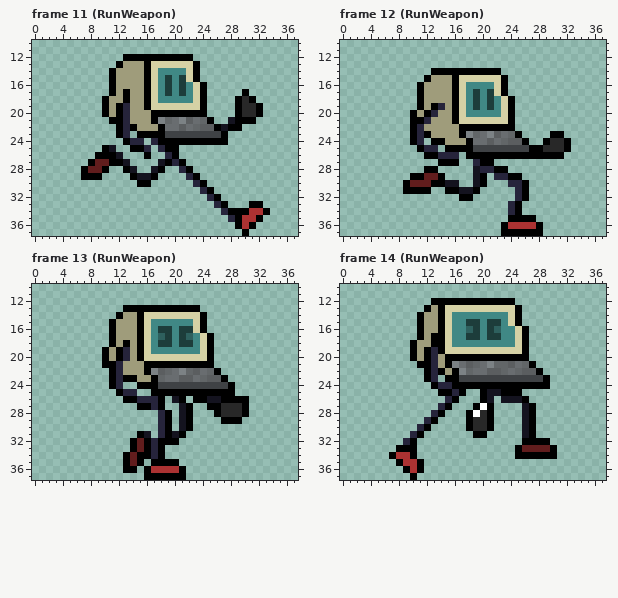
Edited in one commit: pixel-art file (Assets/Sprites/player.ase). The first picture shows the starting point.
38x38 pixels, 20 frames. Colours within 5 levels of each other are drawn and written as one. Shown: frame 11 (RunWeapon): x 0..37, y 10..37; frame 12 (RunWeapon): x 0..37, y 10..37; frame 13 (RunWeapon): x 0..37, y 10..37; frame 14 (RunWeapon): x 0..37, y 10..37. The commit also changed other frames, which this record leaves out.
After the commit:
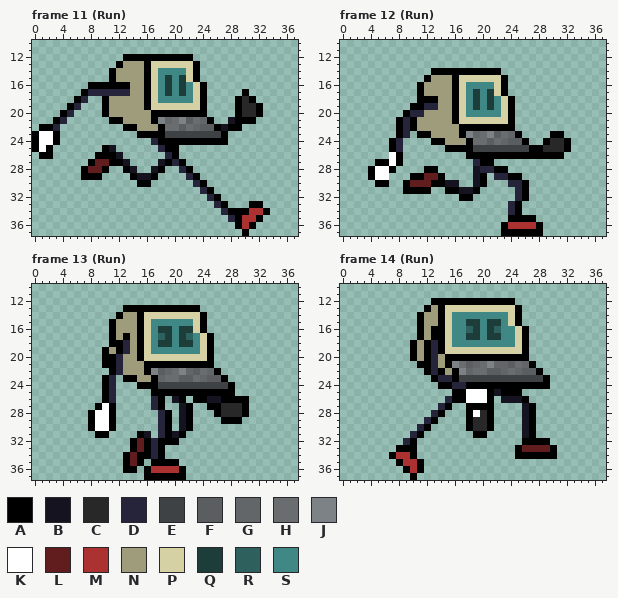
Palette (. is transparent): A #000000  B #14131f  C #282828  D #26243b  E #3f4245  F #5b5e60  G #626668  H #696d70  J #7c8285  K #ffffff  L #611d1d  M #ac3232  N #9f9c7b  P #d5d1a5  Q #1d3d3b  R #2e605e  S #408885
Diff:
--- frame 11 (Run), layer "Arm_right"
@@ x 0..18 @@
 15 ...........ANNNNAPS
-16 ...........ANNNNAPS
-17 ...........ANANNAPS
-18 ..........ANNANNAPS
-19 ..........ANADNNAPP
-20 ..........ANADNNNAA
-21 ...........AADNNNAJ
-22 ............ADANNNA
-23 ............AD.AAAA
-24 .............ADD.DA
-25 ..........AB..AAD.D
-26 .........AAAB...A..
+16 ........AAAAAANNAPS
+17 .......ADDDDDDNNAPS
+18 ......AD..ANNNNNAPS
+19 .....AD...ANNNNNAPP
+20 ....AD....ANNNNNNAA
+21 ...AD......AANNNNAJ
+22 .AAD.........AANNNA
+23 AKKA...........AAAA
+24 AKKA.............DA
+25 AKA.......AB......D
+26 .AA......AAAB......
 27 ........ALLAAB....B
--- frame 12 (Run), layer "Arm_right"
@@ x 2..18 @@
 17 .........ANNNNAPS
-18 .........ANNNNAPS
-19 .........ANADNAPS
-20 ........ANADNNAPS
-21 ........AADNNNAPP
-22 ........ADNNNNNAA
-23 ........ADANNNNAJ
-24 ........AD.AANNNA
-25 .........ADD.AAAA
-26 ..........AADDD.A
-27 ............AAA..
-28 ..........AA.....
-29 ........AALLA....
-30 .......ALLLAABB..
+18 .........AAANNAPS
+19 ........AADDNNAPS
+20 .......ADDNNNNAPS
+21 ......ADANNNNNAPP
+22 ......ADANNNNNNAA
+23 ......AD.AANNNNAJ
+24 .....AD....AANNNA
+25 .....AD......AAAA
+26 .....KA.........A
+27 ...AAKA..........
+28 ..AKKA....AA.....
+29 ..AKK...AALLA....
+30 ...AA..ALLLAABB..
 31 .......AAAA..AABB
--- frame 13 (Run), layer "Arm_right"
@@ x 6..18 @@
 16 .....ANNNAPSQ
-17 .....ANNNAPSR
-18 .....ANANAPSQ
+17 .....ANANAPSR
+18 .....AADNAPSQ
 19 ....ANADNAPSS
-20 ....ANADNAPPP
+20 ....AADNNAPPP
 21 ....AADNNNAAA
 22 .....ADNNNAJF
-23 .....ADAANNAG
-24 .....AD..AAAE
-25 ......ADD..AA
-26 .......AADDDA
-27 .........AADA
-28 ............D
-29 ............D
-30 ............D
-31 .........AB.D
+23 ....AD.AANNAG
+24 ....AD...AAAE
+25 ....AD.....AA
+26 ....AD.....DA
+27 ...AKA.....DA
+28 ..AKKA......D
+29 ..AKKA......D
+30 ..AKKA......D
+31 ...AA....AB.D
 32 ........ALADA
--- frame 14 (Run), layer "Arm_right"
@@ x 10..15 @@
 15 .ANNAP
-16 .ANNAP
+16 .ANAAP
 17 .ANAAP
-18 ANNAAP
+18 ANADAP
 19 ANADAP
@@ x 10..23 @@
 22 ..ADANAJGHHFFG
-23 ..AD.AAEEEEEEE
-24 ...ADDAAAAAAAA
-25 ....AADA..ABBA
-26 .....DA...AB.B
-27 ....DA...AKA..
+23 ...ADDAEEEEEEE
+24 ....AADDAAAAAA
+25 ......AAKKKABA
+26 .....DAAKKKA.B
+27 ....DA..AAAA..
 28 ...DA...AKCA..
Changed places in both pictures, as pixel boxes (x1, y1, x2, y2):
changed: (32, 82, 151, 159)
changed: (368, 96, 459, 187)
changed: (88, 333, 151, 438)
changed: (424, 326, 438, 347)
changed: (424, 375, 494, 410)
